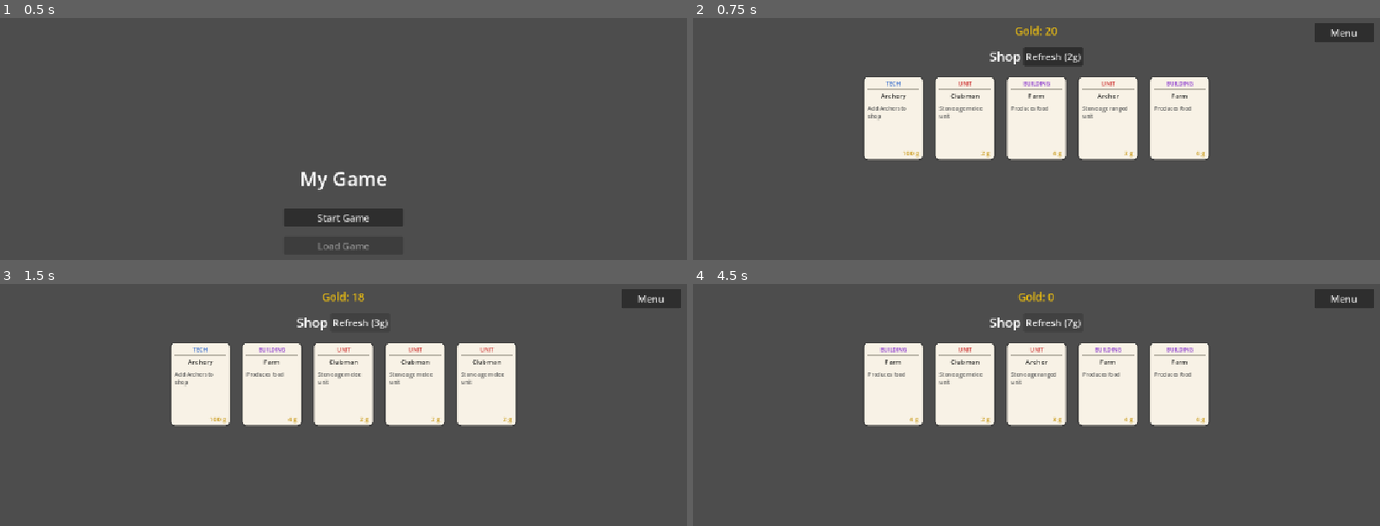
Above: before the commit, frames 1-4 (two rows, left to right).
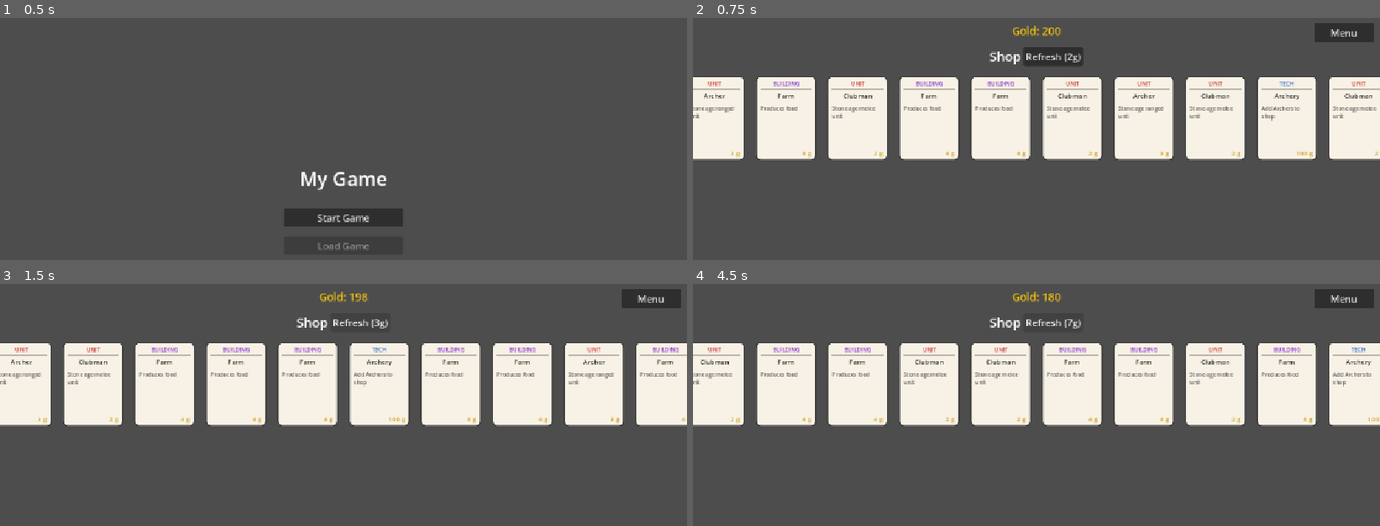
Above: after the commit, the same moments.

Repository: maomoney/proj2
Game: Godot game, scene res://main.tscn
The game is run twice, just before and just after one commit, with the same random seed, the same clock (stepped at 60 frames per second) and the same inputs.
Inputs:
- Up to frame 1 (0.5 s): no input
- Up to frame 2 (0.75 s): click "Start Game" at 0.5 s
- Up to frame 3 (1.5 s): click "Refresh (2g)" at 1.25 s
- Up to frame 4 (4.5 s): click "Refresh (3g)" at 2 s; click "Refresh (4g)" at 2.75 s; click "Refresh (5g)" at 3.5 s; click "Refresh (6g)" at 4.25 s

Frame 1 is identical in both runs. In frame 2, 22% of the frame differs, in the area x 0-100%, y 3-59%; in frame 3, 22%; in frame 4, 22%.

Commit message:
no hover on drag

Diff:
--- a/card.gd
+++ b/card.gd
@@ -113,18 +113,14 @@
 				return
 			dragging = true
 			drag_offset = local
+			if _hovered:
+				_hovered = false
+				mouse_exited.emit()
 			drag_started.emit()
 			get_viewport().set_input_as_handled()
 		elif not event.pressed and dragging:
 			dragging = false
 			drag_ended.emit()
-			# Resolve hover state now that drag ended.
-			var local2 := to_local(event.position)
-			var in_card2 := Rect2(Vector2.ZERO, card_size).has_point(local2)
-			if not in_card2 and _hovered:
-				_hovered = false
-				mouse_exited.emit()
-			get_viewport().set_input_as_handled()
 	elif event is InputEventMouseMotion and dragging:
 		position = event.position - drag_offset
 		get_viewport().set_input_as_handled()
--- a/shop.gd
+++ b/shop.gd
@@ -17,12 +17,14 @@
 const SHOP_LIFT 	:= 0
 const SHOP_TWEEN_T  := 0.1
 
-var card_count := 5
+var card_count := 10
 var cards: Array[Node2D] = []
 var hand_cards: Array[String] = []
 var hand_nodes: Array[Node2D] = []
 var hand_card_hovered: Node2D = null
-var gold := 20
+var _shop_card_dragging: Node2D = null
+var _hand_card_dragging: Node2D = null
+var gold := 200
 var refresh_cost := REFRESH_COST_INITIAL
 var _top_layer: CanvasLayer
 var _drop_zone: ColorRect
@@ -131,6 +133,7 @@
 		n.queue_free()
 	hand_nodes.clear()
 	hand_card_hovered = null
+	_hand_card_dragging = null
 	if hand_cards.is_empty():
 		return
 
@@ -173,12 +176,14 @@
 	var card_w: float = card.card_size.x
 	var card_h: float = card.card_size.y
 	card.drag_started.connect(func() -> void:
+		_shop_card_dragging = card
 		get_tree().create_timer(0.2).timeout.connect(func() -> void:
 			if is_instance_valid(card) and card.dragging:
 				_drop_zone.show()
 		)
 	)
 	card.drag_ended.connect(func() -> void:
+		_shop_card_dragging = null
 		_drop_zone.hide()
 		var drop_y: float = card.global_position.y + card_h / 2.0
 		if drop_y >= get_viewport_rect().size.y * 2.0 / 3.0:
@@ -190,6 +195,8 @@
 			tw.tween_property(card, "position", origin,      SHOP_TWEEN_T)
 	)
 	card.mouse_entered.connect(func() -> void:
+		if _shop_card_dragging != null and _shop_card_dragging != card:
+			return
 		_lift_card(card)
 		var base  := _shop_card_position(card.get_meta("shop_index") as int)
 		var offset := Vector2(card_w / 2.0 * (1.0 - SHOP_SCALE),
@@ -211,12 +218,14 @@
 	var card_w: float = card.card_size.x
 	var card_h: float = card.card_size.y
 	card.drag_started.connect(func() -> void:
+		_hand_card_dragging = card
 		get_tree().create_timer(0.2).timeout.connect(func() -> void:
 			if is_instance_valid(card) and card.dragging:
 				_sell_drop_zone.show()
 		)
 	)
 	card.drag_ended.connect(func() -> void:
+		_hand_card_dragging = null
 		_sell_drop_zone.hide()
 		var drop_y: float = card.global_position.y + card_h / 2.0
 		if drop_y <= get_viewport_rect().size.y / 3.0:
@@ -229,6 +238,8 @@
 	)
 	card.mouse_entered.connect(func() -> void:
 		if hand_card_hovered == card:
+			return
+		if _hand_card_dragging != null and _hand_card_dragging != card:
 			return
 		if hand_card_hovered != null:
 			_unhover_hand_card(hand_card_hovered)
